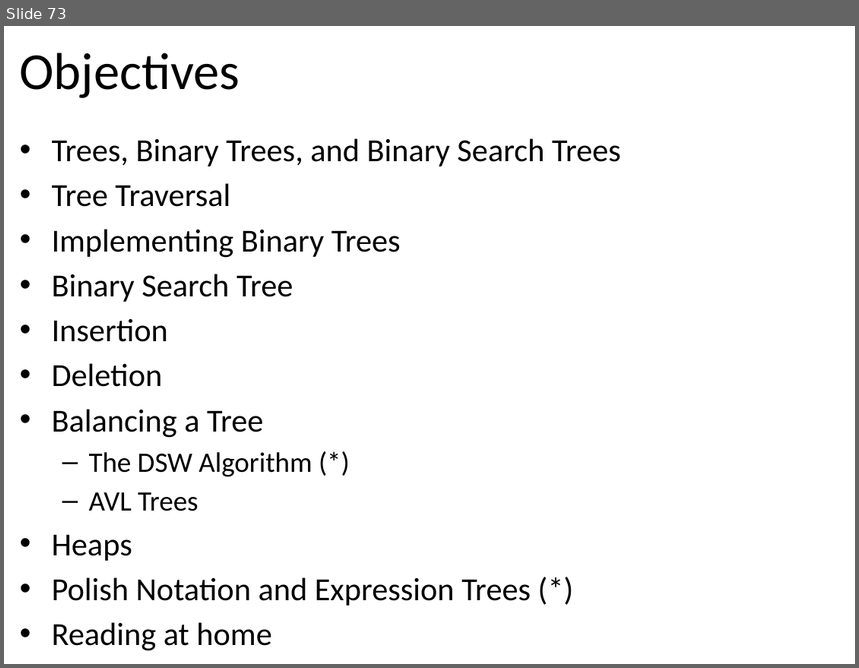
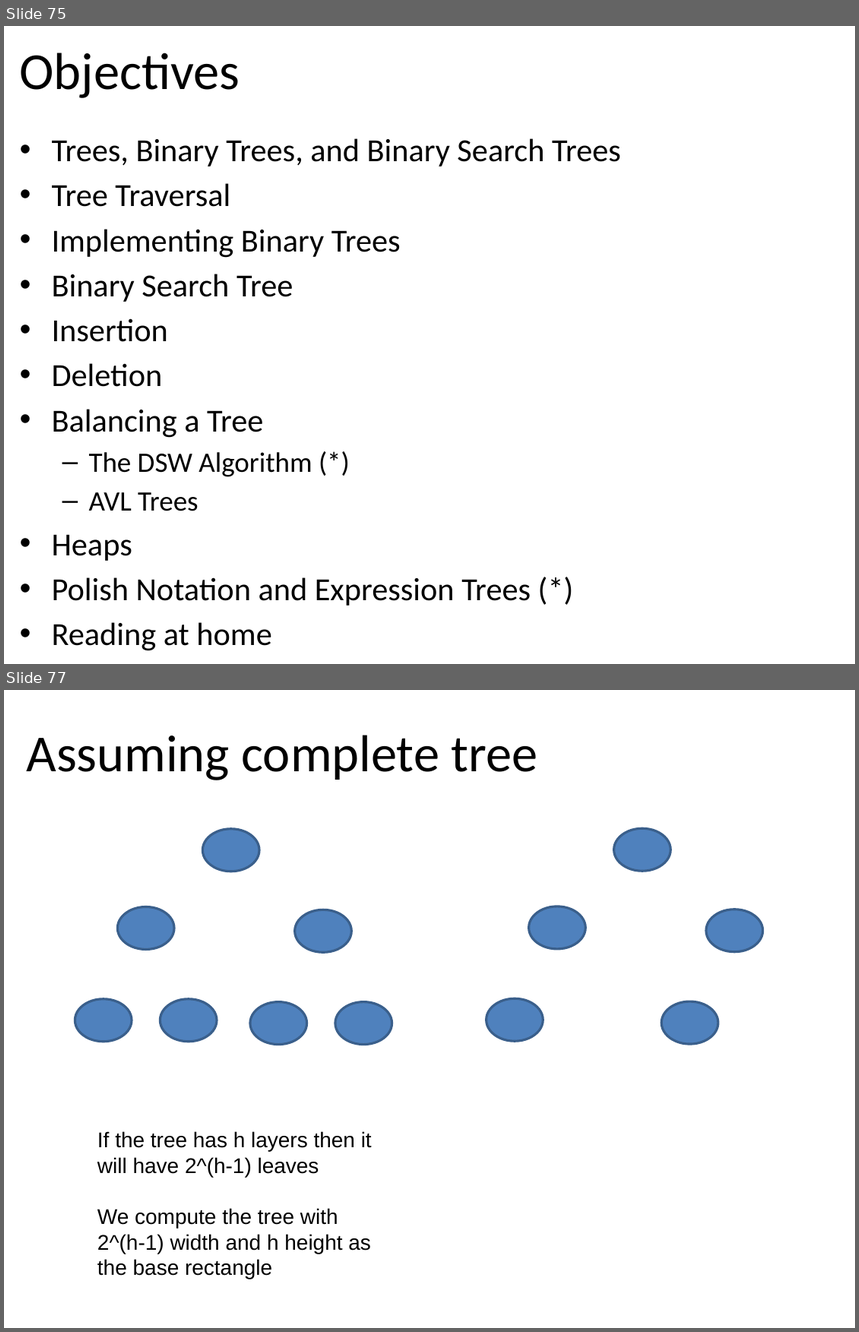
Before and after one commit to tutrunghieu/dsa-2017-java-tutorial, a slide deck: dsa2017-java-online/handouts/data-day05/Lecture 08 - Chapter 06 - Binary Trees - Day 3.pptx. Shown one above the other, each under a label of ours: slide 73 before the commit, slides 75 and 77 after it; the slides between them are not shown. The pictures are 859x668 and 859x1332 pixels, drawn with LibreOffice and Linux fonts; fonts in the diff are those of the drawing. Boxes give left, top, right and bottom in pixels: in the first picture for what was removed or moved away, otherwise in the second. Text is boxed around its words. In the diff, an @@ line names an element or a change of style, - is before the commit and + after.

```diff
--- a/dsa2017-java-online/handouts/data-day05/Lecture 08 - Chapter 06 - Binary Trees - Day 3.pptx
+++ b/dsa2017-java-online/handouts/data-day05/Lecture 08 - Chapter 06 - Binary Trees - Day 3.pptx
@@ slide 77 added at [4,690,855,1328], background #FFFFFF @@
@@ title added at [27,735,538,780], 44 pt, text #000000 @@
+Assuming complete tree
@@ ellipse added at [202,829,259,872], fill #4F81BD, outline #3A5F8C 2 pt @@
@@ ellipse added at [614,829,671,872], fill #4F81BD, outline #3A5F8C 2 pt @@
@@ ellipse added at [117,907,174,950], fill #4F81BD, outline #3A5F8C 2 pt @@
@@ ellipse added at [295,910,352,952], fill #4F81BD, outline #3A5F8C 2 pt @@
@@ ellipse added at [529,906,586,948], fill #4F81BD, outline #3A5F8C 2 pt @@
@@ ellipse added at [706,910,763,952], fill #4F81BD, outline #3A5F8C 2 pt @@
@@ ellipse added at [75,999,132,1042], fill #4F81BD, outline #3A5F8C 2 pt @@
@@ ellipse added at [160,999,217,1042], fill #4F81BD, outline #3A5F8C 2 pt @@
@@ ellipse added at [250,1002,307,1045], fill #4F81BD, outline #3A5F8C 2 pt @@
@@ ellipse added at [335,1002,392,1045], fill #4F81BD, outline #3A5F8C 2 pt @@
@@ ellipse added at [487,999,544,1042], fill #4F81BD, outline #3A5F8C 2 pt @@
@@ ellipse added at [662,1002,719,1044], fill #4F81BD, outline #3A5F8C 2 pt @@
@@ text added at [97,1132,372,1280], 18 pt, text #000000 @@
+If the tree has h layers then it will have 2^(h-1) leaves
+We compute the tree with 2^(h-1) width and h height as the base rectangle
@@ what was slide 73 is now slide 75 @@
```
Also in this commit, not shown: 2 slides changed, 3 other slides added, 3 other files.
